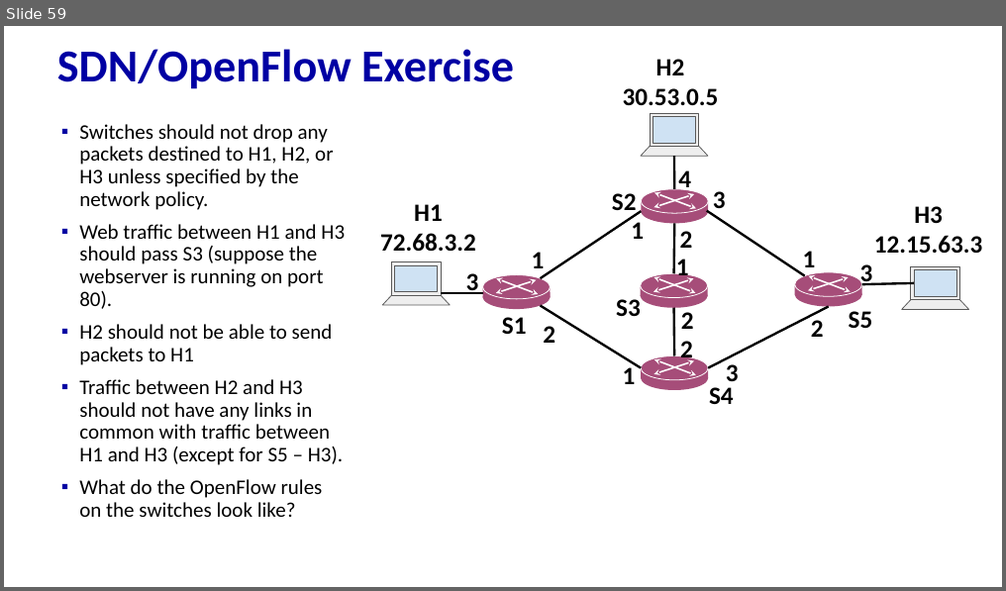
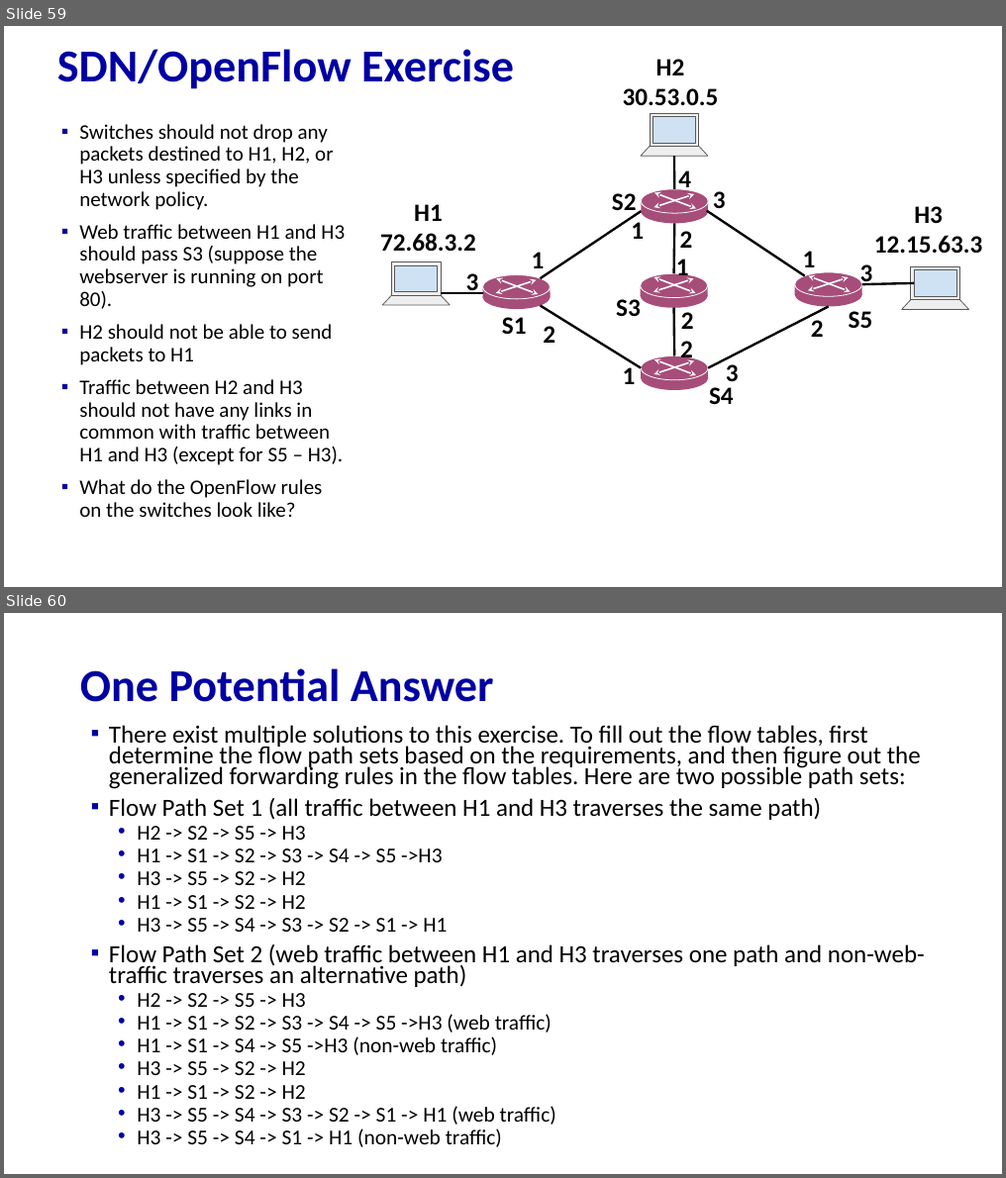
Before and after one commit to minmit/webpage, a slide deck: courses/CS456-F25/lectures/lec13.pptx. Shown one above the other, each under a label of ours: slide 59 before the commit, slides 59 and 60 after it. The pictures are 1006x591 and 1006x1178 pixels, drawn with LibreOffice and Linux fonts; fonts in the diff are those of the drawing. Boxes give left, top, right and bottom in pixels: in the first picture for what was removed or moved away, otherwise in the second. Text is boxed around its words. In the diff, an @@ line names an element or a change of style, - is before the commit and + after.

Commit message:
SDN solution

```diff
--- a/courses/CS456-F25/lectures/lec13.pptx
+++ b/courses/CS456-F25/lectures/lec13.pptx
@@ slide 60 added at (4,613,1002,1174), background #FFFFFF @@
@@ title added at (80,668,494,702), 44 pt, text #0000A3, bold @@
+One Potential Answer
@@ text added at (109,725,925,1148), 23.8 pt, text #000000 @@
+▪ There exist multiple solutions to this exercise. To fill out the flow tables, first determine the flow path sets based on the requirements, and then figure out the generalized forwarding rules in the flow tables. Here are two possible path sets:
+▪ Flow Path Set 1 (all traffic between H1 and H3 traverses the same path)
+  • H2 -> S2 -> S5 -> H3
+  • H1 -> S1 -> S2 -> S3 -> S4 -> S5 ->H3
+  • H3 -> S5 -> S2 -> H2
+  • H1 -> S1 -> S2 -> H2
+  • H3 -> S5 -> S4 -> S3 -> S2 -> S1 -> H1
+▪ Flow Path Set 2 (web traffic between H1 and H3 traverses one path and non-web-traffic traverses an alternative path)
+  • H2 -> S2 -> S5 -> H3
+  • H1 -> S1 -> S2 -> S3 -> S4 -> S5 ->H3 (web traffic)
+  • H1 -> S1 -> S4 -> S5 ->H3 (non-web traffic)
+  • H3 -> S5 -> S2 -> H2
+  • H1 -> S1 -> S2 -> H2
+  • H3 -> S5 -> S4 -> S3 -> S2 -> S1 -> H1 (web traffic)
+  • H3 -> S5 -> S4 -> S1 -> H1 (non-web traffic)
```
Also in this commit, not shown: 1 other slide added.
